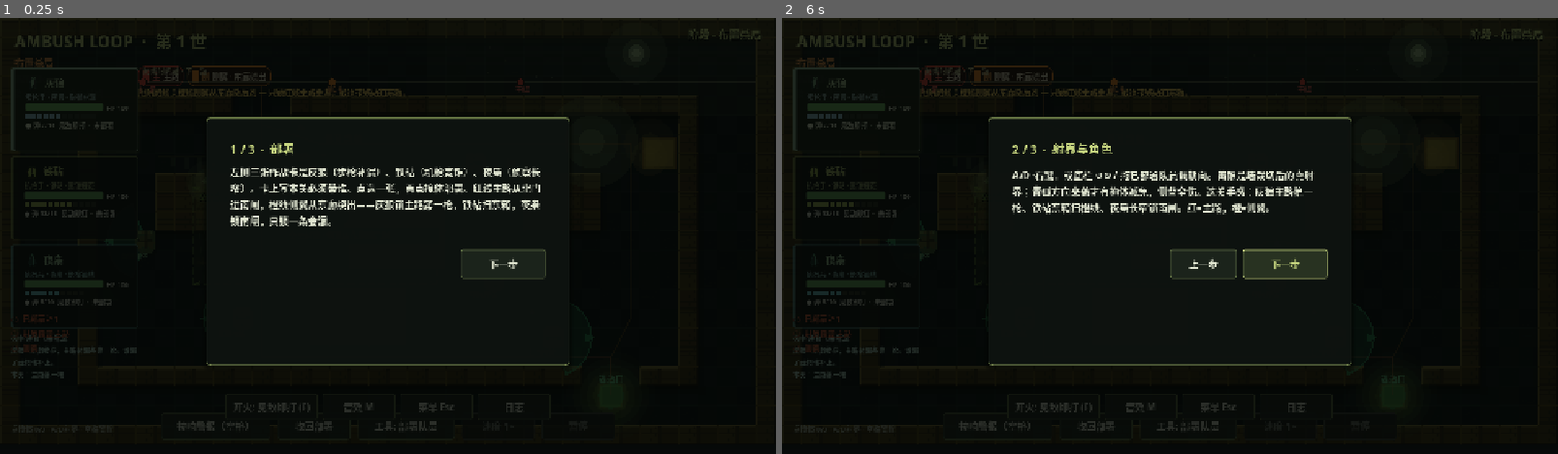
Above: before the commit, frames 1-2 (left to right).
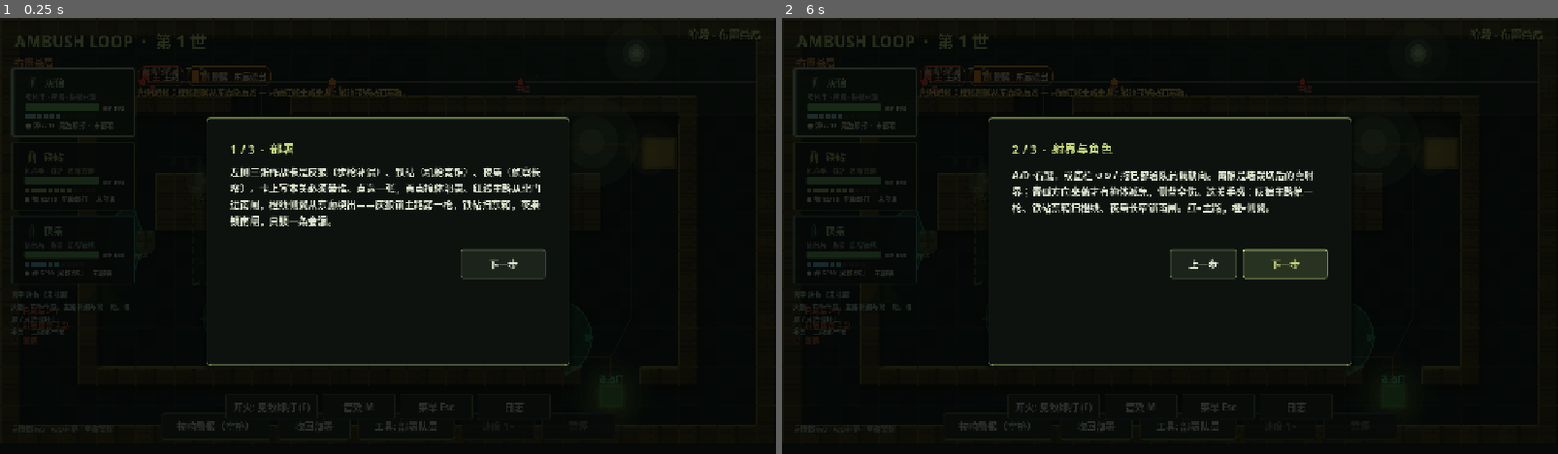
Above: after the commit, the same moments.

Repository: hailinsu-create/new
Game: Godot game, scene res://scenes/main.tscn
Same seed, same stepped clock (60 frames per second), same inputs: the game is played once before the commit and once after it. This scene is started directly instead of the project's main scene.
Inputs:
- Up to frame 1 (0.25 s): no input
- Up to frame 2 (6 s): click "拉响警报（空格）" at 0.5 s; click "收回部署" at 1.25 s; click "工具: 部署队员" at 2 s; click "开火: 见敌即打 (F)" at 2.75 s; click "音效 M" at 3.5 s; click "菜单 Esc" at 4.25 s; click "日志" at 5 s; click "下一步" at 5.75 s

The runs differ from the first frame. In frame 1, 1.4% of the frame differs, in the area x 1-18%, y 11-83%; in frame 2, 1.4%.

Commit message:
fix(hud): pin operator cards after phone chrome
Phone chrome inflated desktop cards to 138px and re-showed TutPlate,
undoing Art 5.0 content height. Dock to combined min size so the
checklist sits under 夜枭. feel_gate now requires NightKeys.

Co-authored-by: hailinsu-create <hailinsu-create@users.noreply.github.com>

Diff:
--- a/ambush_loop/scripts/feel_gate.gd
+++ b/ambush_loop/scripts/feel_gate.gd
@@ -89,6 +89,10 @@
 		fails.append("night_grade")
 	else:
 		print("FEEL_OK_NIGHT_GRADE")
+	if main.get_node_or_null("World/NightKeys") == null:
+		fails.append("night_keys")
+	else:
+		print("FEEL_OK_NIGHT_KEYS")
 	if main.get_node_or_null("World/MissionSky") == null:
 		fails.append("mission_sky")
 	else:
--- a/ambush_loop/scripts/main.gd
+++ b/ambush_loop/scripts/main.gd
@@ -407,7 +407,7 @@
 	dock.offset_left = 10.0
 	dock.offset_top = 78.0
 	dock.offset_right = 214.0
-	dock.offset_bottom = 478.0
+	dock.offset_bottom = 438.0
 	dock.add_theme_constant_override("separation", 8)
 	dock.mouse_filter = Control.MOUSE_FILTER_STOP
 	root.add_child(dock)
@@ -472,6 +472,7 @@
 	spawn_teach_label.mouse_filter = Control.MOUSE_FILTER_IGNORE
 	root.add_child(spawn_teach_label)
 	_ensure_checklist(root)
+	_pin_role_cards(_want_touch())
 
 
 func _build_modals() -> void:
@@ -636,8 +637,7 @@
 	if help_label:
 		# Docked one-liner stays in ExtraBar's band; never a south map wall.
 		help_label.visible = (not on) and phase == Phase.SETUP
-	if tut_label:
-		tut_label.visible = not on
+	_hide_duplicate_tut()
 	if spawn_teach_label:
 		spawn_teach_label.offset_top = 104.0 if on else 108.0
 		spawn_teach_label.offset_bottom = 132.0 if on else 136.0
@@ -653,8 +653,6 @@
 			root.offset_bottom = -pad.w - 150.0
 		else:
 			root.offset_bottom = -pad.w
-	if role_box:
-		role_box.offset_bottom = 530.0 if on else 478.0
 	if plan_readout:
 		plan_readout.visible = not on
 	if route_legend:
@@ -663,10 +661,41 @@
 	alarm_button.custom_minimum_size = Vector2(180, 48) if on else Vector2(180, 36)
 	clear_button.custom_minimum_size = Vector2(120, 48) if on else Vector2(120, 36)
 	tool_button.custom_minimum_size = Vector2(160, 48) if on else Vector2(160, 36)
+	_pin_role_cards(on)
+	_layout_checklist()
+
+
+func _hide_duplicate_tut() -> void:
+	## Overlay + spawn-teach chip already teach. Keep TutLabel text for
+	## debug/smoke but never paint the south-map plate on desktop or phone.
+	if tut_label:
+		tut_label.visible = false
+	var plate := get_node_or_null("HUD/Root/TutPlate") as ColorRect
+	if plate:
+		plate.visible = false
+
+
+func _pin_role_cards(touch: bool) -> void:
+	## Art 5.0 pinned cards to content height so 夜枭 does not stretch across
+	## the checklist. Phone chrome used to inflate desktop cards to 138px and
+	## leave a 400px dock well; restore content height whenever touch is off.
+	var card_min := Vector2(220, 142) if touch else Vector2(204, 96)
 	for card in role_cards:
 		if card is Control:
-			(card as Control).custom_minimum_size = Vector2(220, 142) if on else Vector2(210, 138)
-	_layout_checklist()
+			var c := card as Control
+			c.custom_minimum_size = card_min
+			c.size_flags_vertical = 0
+	if role_box == null or not is_instance_valid(role_box):
+		return
+	role_box.size_flags_vertical = 0
+	var h := 0.0
+	if role_box is Container:
+		h = (role_box as Container).get_combined_minimum_size().y
+	if h < 200.0:
+		var seps := 16.0
+		var plan_h := 0.0 if touch else 56.0
+		h = 3.0 * card_min.y + seps + plan_h
+	role_box.offset_bottom = role_box.offset_top + h
 
 
 func _safe_area_pad() -> Vector4:
@@ -2176,6 +2205,7 @@
 		checklist_strip.anchor_bottom = 0.0
 		var top := 438.0
 		if role_box != null and is_instance_valid(role_box):
+			# Sit under 夜枭 / plan readout, not across a 400px card well.
 			top = role_box.offset_bottom + 4.0
 		var vis_h := get_viewport().get_visible_rect().size.y
 		var parent_h := vis_h
@@ -5408,11 +5438,7 @@
 		level_label.text = lv_title
 	if tut_label and level:
 		tut_label.text = level.tutorial if phase == Phase.SETUP else level.teaching
-		# Duplicate of help_label + tutorial overlay. Keep the string for smoke/debug, hide the plate.
-		tut_label.visible = false
-		var plate := get_node_or_null("HUD/Root/TutPlate") as ColorRect
-		if plate:
-			plate.visible = false
+	_hide_duplicate_tut()
 	if help_label:
 		# One-line in the bottom-left chrome. Hidden while watching so the
 		# letterbox and escape mouth stay clear. Never a paragraph over the map.
